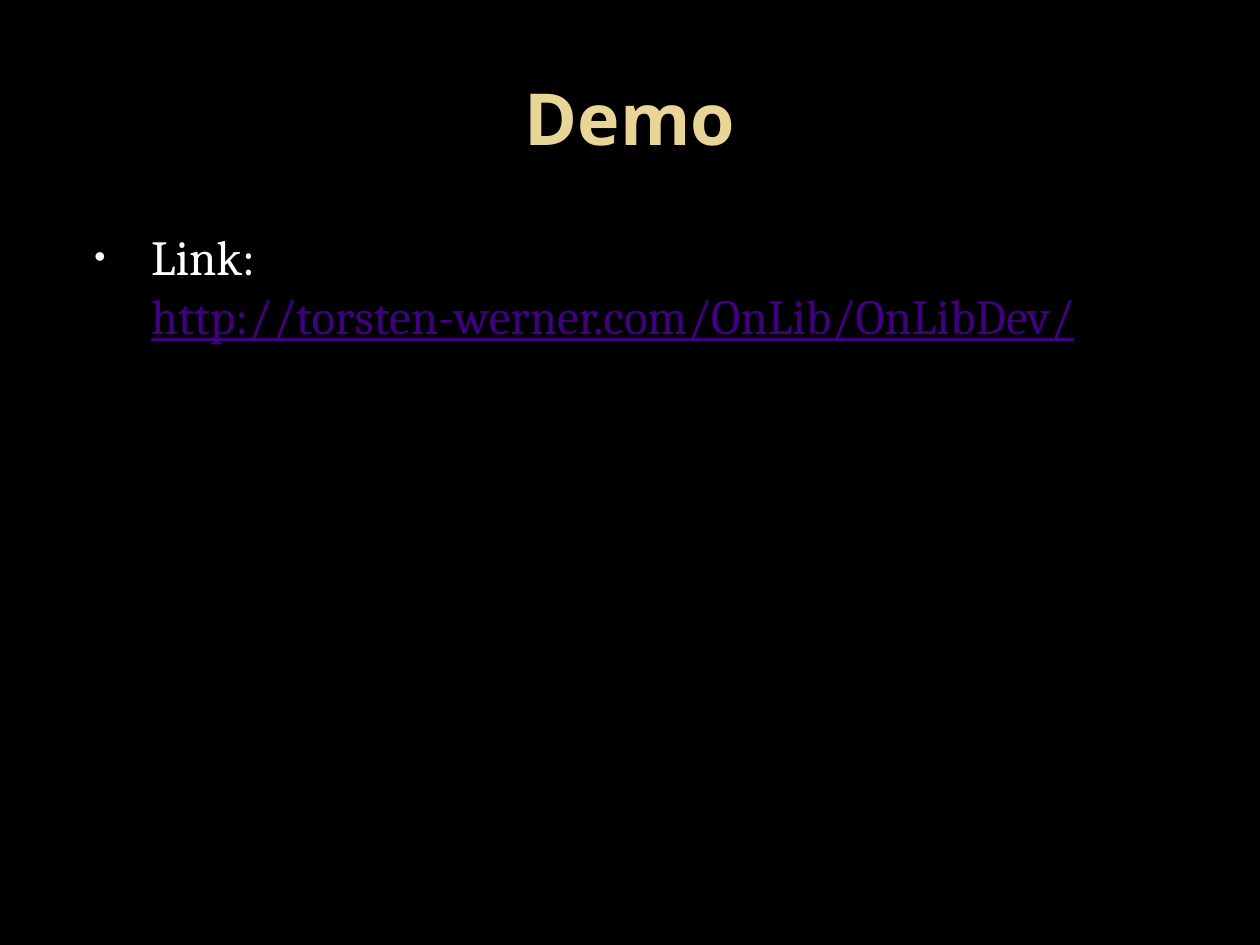
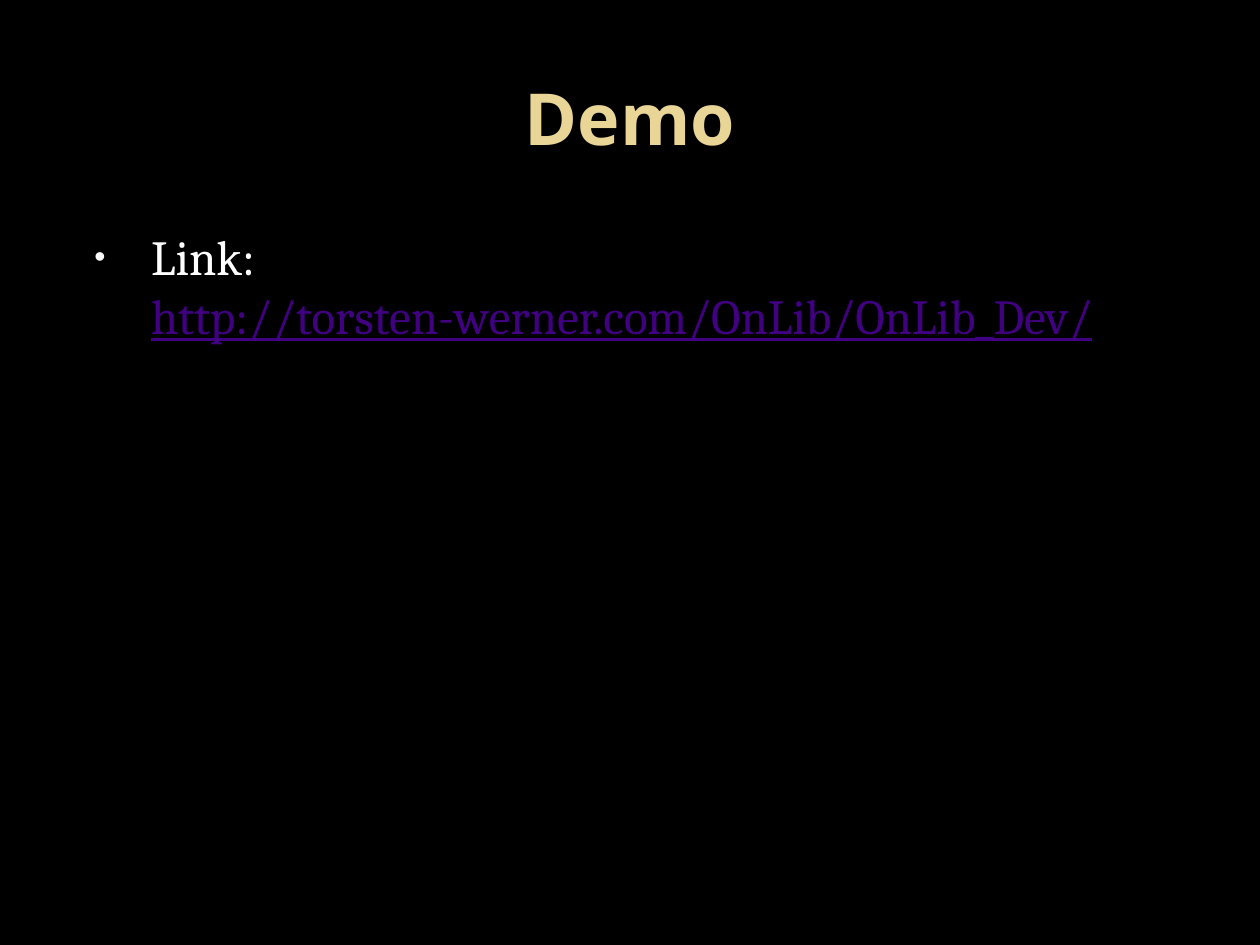
Before and after one commit to twerner93/OnLib_Documents, a slide deck: slide 14 of Final Project Handin/Final Presentation/Online-Library.pptx. Drawn at 1260x945 pixels with LibreOffice and Linux fonts; fonts in the diff are those of the drawing; background and template pictures are left out. Boxes give left, top, right and bottom in pixels: in the first picture for what was removed or moved away, otherwise in the second. Text is boxed around its words. In the diff, an @@ line names an element or a change of style, - is before the commit and + after.

Commit message:
Link zur Demo angepasst

```diff
--- a/Final Project Handin/Final Presentation/Online-Library.pptx
+++ b/Final Project Handin/Final Presentation/Online-Library.pptx
@@ text at (151, 241, 1092, 344): text changed @@
-• Link: http://torsten-werner.com/OnLib/OnLibDev/
+• Link: http://torsten-werner.com/OnLib/OnLib_Dev/
```
